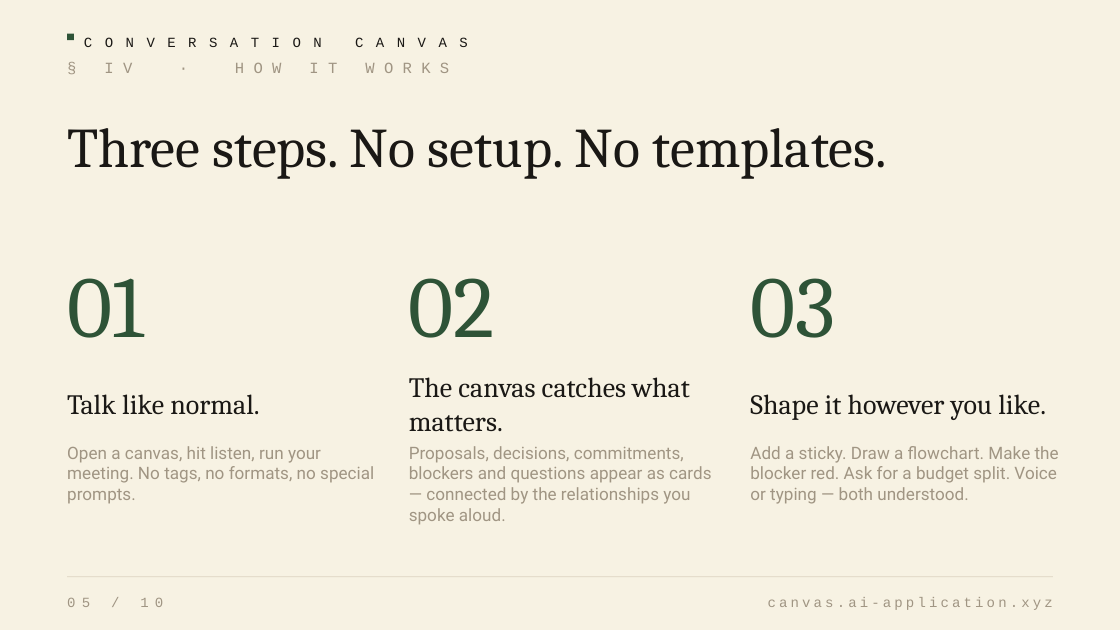
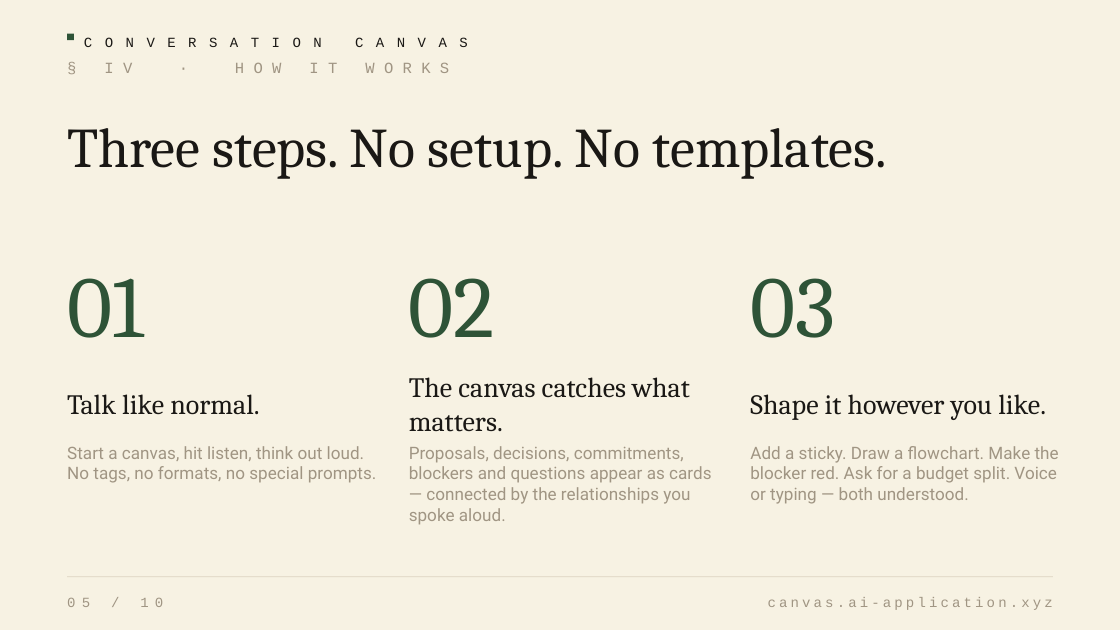
Before and after one commit to aravindsriraj/conversation-canvas, a slide deck: slide 5 of public/pitch-deck.pptx. Drawn at 1120x630 pixels with LibreOffice and Linux fonts; fonts in the diff are those of the drawing. Boxes give left, top, right and bottom in pixels: in the first picture for what was removed or moved away, otherwise in the second. Text is boxed around its words. In the diff, an @@ line names an element or a change of style, - is before the commit and + after.

```diff
--- a/public/pitch-deck.pptx
+++ b/public/pitch-deck.pptx
@@ text at <box>67,446,377,483</box>: text changed @@
-Open a canvas, hit listen, run your meeting. No tags, no formats, no special prompts.
+Start a canvas, hit listen, think out loud. No tags, no formats, no special prompts.
```
Also in this commit, not shown: 4 other slides changed.
